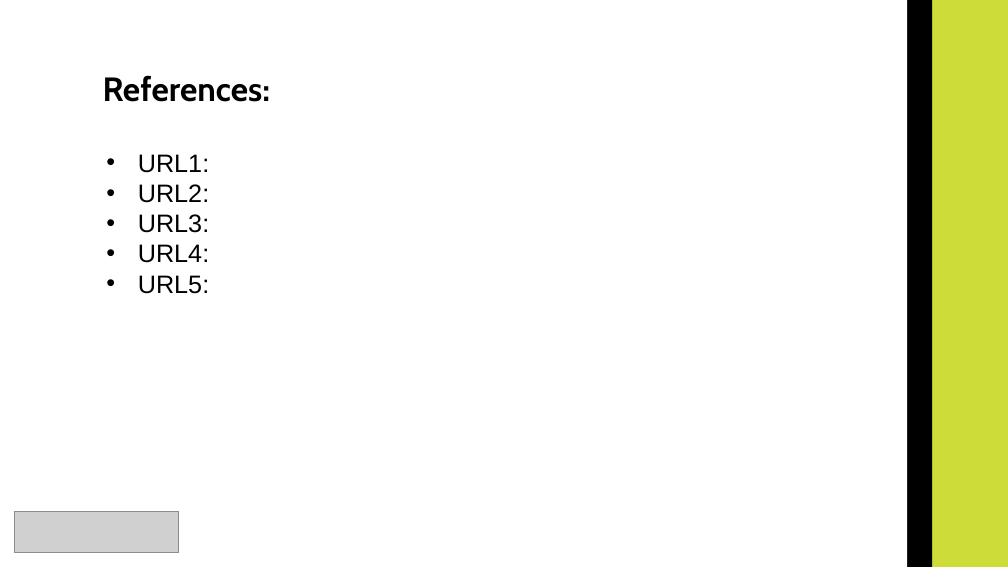
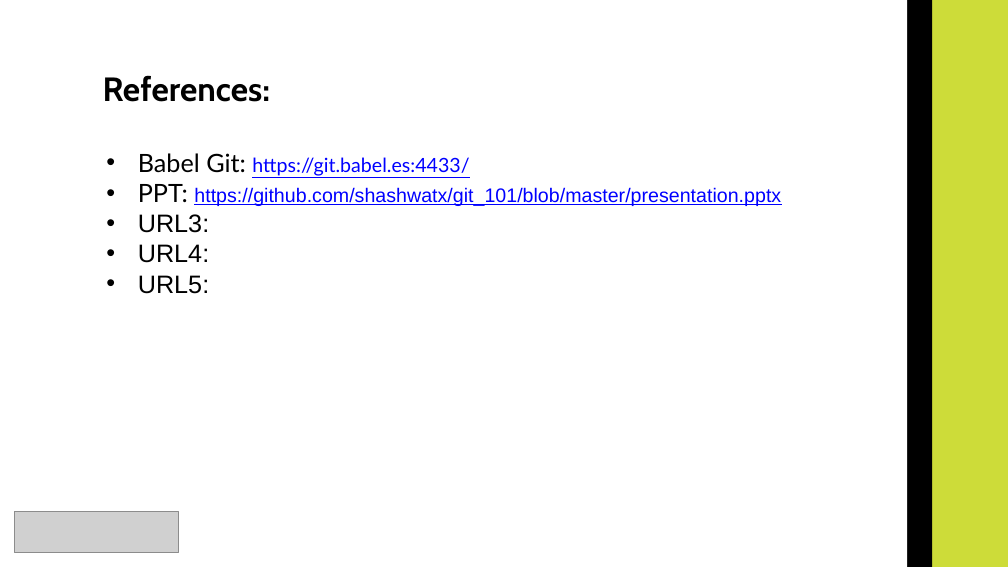
Before and after one commit to shashwatx/git_101, a slide deck: slide 2 of presentation.pptx. Drawn at 1008x567 pixels with LibreOffice and Linux fonts; fonts in the diff are those of the drawing; grey boxes stand for pictures. Boxes give left, top, right and bottom in pixels: in the first picture for what was removed or moved away, otherwise in the second. Text is boxed around its words. In the diff, an @@ line names an element or a change of style, - is before the commit and + after.

Commit message:
Added babel logo to presentation

```diff
--- a/presentation.pptx
+++ b/presentation.pptx
@@ text at box(138, 153, 781, 206): text changed; size 18 to 14 pt; text colour #000000 to #0000FF @@
-• URL1:
-• URL2:
+• Babel Git: https://git.babel.es:4433/
+• PPT: https://github.com/shashwatx/git_101/blob/master/presentation.pptx
```
Also in this commit, not shown: 28 other slides changed.
